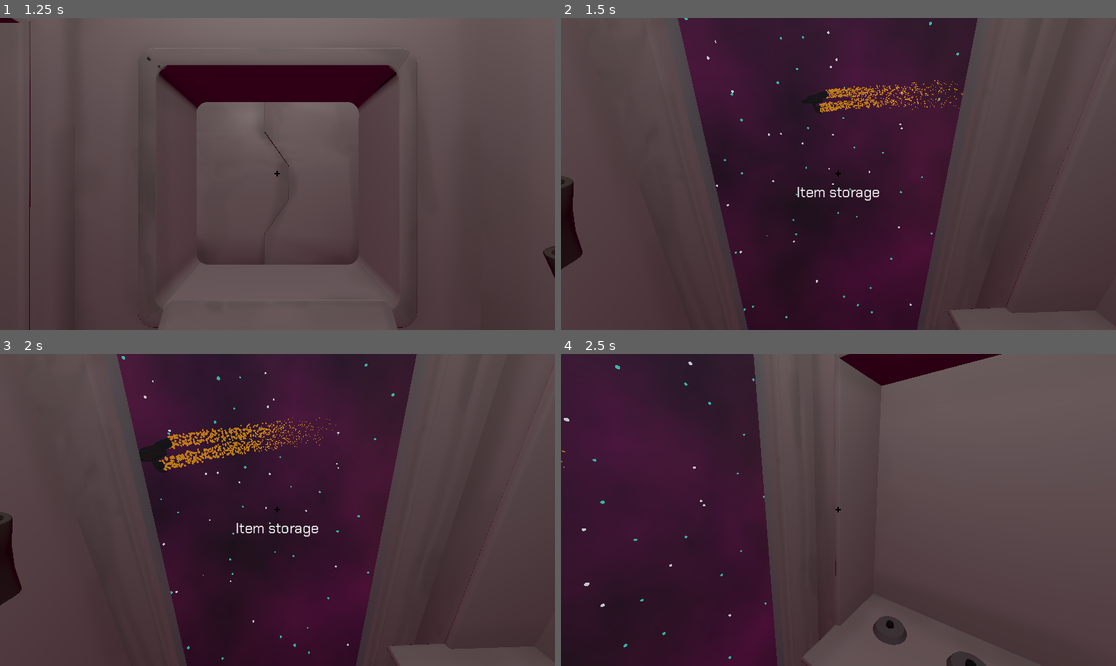
Above: before the commit, frames 1-4 (two rows, left to right).
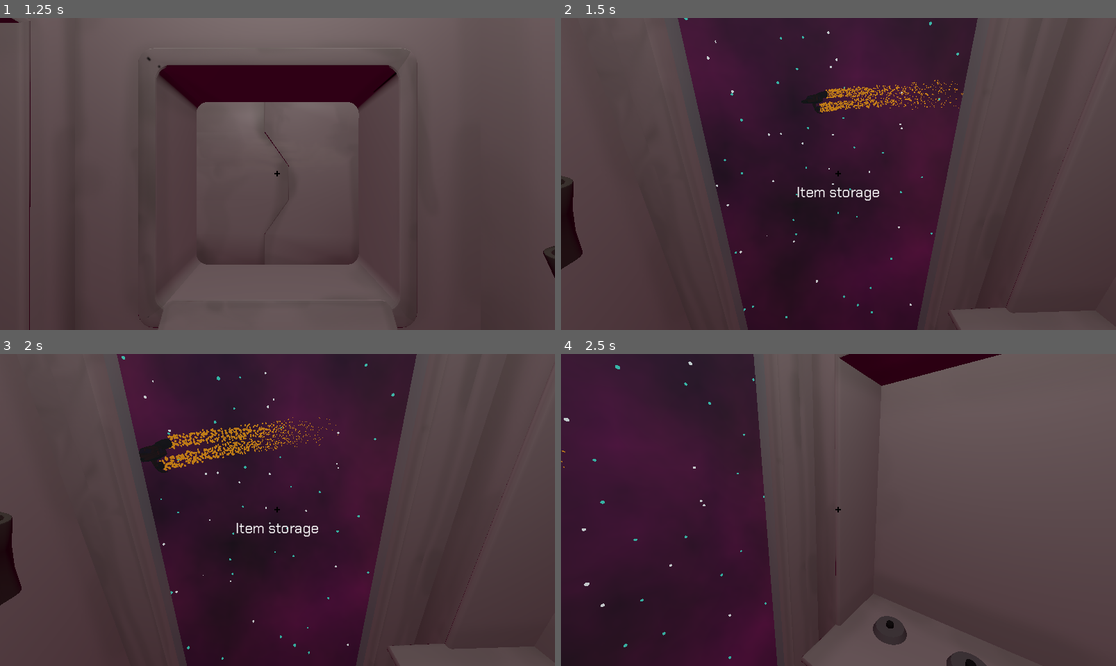
Above: after the commit, the same moments.

Repository: kettle-game-studio/unlimited-space-shawarma
Game: Godot game, scene res://assets/scenes/main_scene.tscn
The game is run twice, just before and just after one commit, with the same random seed, the same clock (stepped at 60 frames per second) and the same inputs. Sound files missing from this copy of the repository are replaced by a short silence.
Inputs (mouse positions are in pixels of both pictures, inside the frame that each line leads up to):
- Up to frame 1 (1.25 s): tap Enter at 0.5 s; move the mouse to (399, 158) at 0.52 s; click (399, 158) at 0.6 s
- Up to frame 2 (1.5 s): tap Space at 1.25 s; move the mouse to (810, 174) at 1.27 s; click (810, 174) at 1.35 s
- Up to frame 3 (2 s): no input
- Up to frame 4 (2.5 s): move the mouse to (849, 503) at 2.02 s; click (849, 503) at 2.1 s

Frame 1 is identical in both runs. In frame 2, less than 0.1% of the frame differs, in the area x 46-72%, y 21-30%; in frame 3, less than 0.1%; in frame 4, nothing differs.

Commit message:
Add person

Diff:
--- /dev/null
+++ b/assets/prefabs/person.tscn
@@ -0,0 +1,100 @@
+[gd_scene load_steps=17 format=3 uid="uid://b0wdr8fx5x8p0"]
+
+[ext_resource type="Script" path="res://assets/scripts/random_part_picker.gd" id="1_7glfr"]
+[ext_resource type="Script" path="res://assets/scripts/person.gd" id="1_526a2"]
+[ext_resource type="Texture2D" uid="uid://ddnj6rwamknmg" path="res://assets/people/body_1.png" id="1_p1kqc"]
+[ext_resource type="Texture2D" uid="uid://b5ifwxe8fj4q2" path="res://assets/people/head_1.png" id="2_ow31k"]
+[ext_resource type="Texture2D" uid="uid://bkevym25kmoov" path="res://assets/people/mouth_1.png" id="3_e0bhs"]
+[ext_resource type="Texture2D" uid="uid://cmi50gt2aydj6" path="res://assets/people/mouth_2.png" id="4_x2snr"]
+[ext_resource type="Texture2D" uid="uid://d3m84pbgifco4" path="res://assets/people/mouth_3.png" id="5_nq6qj"]
+[ext_resource type="Texture2D" uid="uid://gejh1umbed6p" path="res://assets/people/mouth_4.png" id="6_4ipjv"]
+[ext_resource type="Texture2D" uid="uid://de1pxnxd7d0qv" path="res://assets/people/face_1.png" id="7_nyrj6"]
+[ext_resource type="AudioStream" uid="uid://cm0gkkj7yls6v" path="res://assets/sounds/speech_01.mp3" id="10_ojpkd"]
+[ext_resource type="AudioStream" uid="uid://dd2yj1ao1o08l" path="res://assets/sounds/speech_02.mp3" id="11_fdnxl"]
+[ext_resource type="AudioStream" uid="uid://bn3xyddiatrou" path="res://assets/sounds/speech_03.mp3" id="12_fdomj"]
+[ext_resource type="AudioStream" uid="uid://d24y2sptbpb3" path="res://assets/sounds/speech_04.mp3" id="13_hvsrw"]
+[ext_resource type="AudioStream" uid="uid://bi4hfv83fpmm8" path="res://assets/sounds/speech_05.mp3" id="14_ktoec"]
+[ext_resource type="AudioStream" uid="uid://c6i4prk47jmd2" path="res://assets/sounds/speech_06.mp3" id="15_1g7xr"]
+[ext_resource type="AudioStream" uid="uid://bwcb1ix5j4rxl" path="res://assets/sounds/speech_07.mp3" id="16_oqxek"]
+
+[node name="Person" type="Node3D" node_paths=PackedStringArray("body_parts", "mouth", "speech_sounds")]
+transform = Transform3D(1, 0, 0, 0, 1, 0, 0, 0, 1, 0.731327, 0, 0)
+script = ExtResource("1_526a2")
+body_parts = [NodePath("Body"), NodePath("Head"), NodePath("Face")]
+mouth = NodePath("Mouth")
+speech_sounds = [NodePath("SpeechSounds/Speech1"), NodePath("SpeechSounds/Speech2"), NodePath("SpeechSounds/Speech3"), NodePath("SpeechSounds/Speech4"), NodePath("SpeechSounds/Speech5"), NodePath("SpeechSounds/Speech6"), NodePath("SpeechSounds/Speech7")]
+
+[node name="Body" type="Node3D" parent="."]
+script = ExtResource("1_7glfr")
+
+[node name="Body1" type="Sprite3D" parent="Body"]
+texture = ExtResource("1_p1kqc")
+
+[node name="Head" type="Node3D" parent="."]
+script = ExtResource("1_7glfr")
+
+[node name="Head1" type="Sprite3D" parent="Head"]
+transform = Transform3D(1, 0, 0, 0, 1, 0, 0, 0, 1, 0, 2.51889, 0)
+texture = ExtResource("2_ow31k")
+
+[node name="Mouth" type="Node3D" parent="." node_paths=PackedStringArray("default")]
+transform = Transform3D(1, 0, 0, 0, 1, 0, 0, 0, 1, -0.0831192, 2.19041, 0)
+script = ExtResource("1_7glfr")
+default = NodePath("Mouth1")
+
+[node name="Mouth1" type="Sprite3D" parent="Mouth"]
+visible = false
+sorting_offset = 1.0
+texture = ExtResource("3_e0bhs")
+
+[node name="Mouth2" type="Sprite3D" parent="Mouth"]
+visible = false
+sorting_offset = 1.0
+texture = ExtResource("4_x2snr")
+
+[node name="Mouth3" type="Sprite3D" parent="Mouth"]
+visible = false
+sorting_offset = 1.0
+texture = ExtResource("5_nq6qj")
+
+[node name="Mouth4" type="Sprite3D" parent="Mouth"]
+sorting_offset = 1.0
+texture = ExtResource("6_4ipjv")
+
+[node name="Face" type="Node3D" parent="."]
+transform = Transform3D(0.75, 0, 0, 0, 0.75, 0, 0, 0, 1, -0.0944774, 2.5272, 0)
+script = ExtResource("1_7glfr")
+
+[node name="Face1" type="Sprite3D" parent="Face"]
+sorting_offset = 1.0
+texture = ExtResource("7_nyrj6")
+
+[node name="SpeechSounds" type="Node" parent="."]
+
+[node name="Speech1" type="AudioStreamPlayer3D" parent="SpeechSounds"]
+stream = ExtResource("10_ojpkd")
+bus = &"Inner"
+
+[node name="Speech2" type="AudioStreamPlayer3D" parent="SpeechSounds"]
+stream = ExtResource("11_fdnxl")
+bus = &"Blender"
+
+[node name="Speech3" type="AudioStreamPlayer3D" parent="SpeechSounds"]
+stream = ExtResource("12_fdomj")
+bus = &"Inner"
+
+[node name="Speech4" type="AudioStreamPlayer3D" parent="SpeechSounds"]
+stream = ExtResource("13_hvsrw")
+bus = &"Inner"
+
+[node name="Speech5" type="AudioStreamPlayer3D" parent="SpeechSounds"]
+stream = ExtResource("14_ktoec")
+bus = &"Inner"
+
+[node name="Speech6" type="AudioStreamPlayer3D" parent="SpeechSounds"]
+stream = ExtResource("15_1g7xr")
+bus = &"Inner"
+
+[node name="Speech7" type="AudioStreamPlayer3D" parent="SpeechSounds"]
+stream = ExtResource("16_oqxek")
+bus = &"Inner"
--- a/assets/prefabs/space_ship.tscn
+++ b/assets/prefabs/space_ship.tscn
@@ -21,14 +21,8 @@
 [ext_resource type="PackedScene" uid="uid://ca7e7m6qrqueq" path="res://assets/Room/Models/Spaceship/glass_002.tscn" id="13_jivmy"]
 [ext_resource type="PackedScene" uid="uid://dptlv0dew155x" path="res://assets/Room/Models/Spaceship/sluice.tscn" id="14_7c3is"]
 [ext_resource type="PackedScene" uid="uid://csjp6tg2psdb0" path="res://assets/prefabs/door.tscn" id="21_6h77k"]
+[ext_resource type="PackedScene" uid="uid://b0wdr8fx5x8p0" path="res://assets/prefabs/person.tscn" id="22_hw6qp"]
 [ext_resource type="AudioStream" uid="uid://crg0loi35lf3f" path="res://assets/sounds/growning.mp3" id="22_kyr6o"]
-[ext_resource type="AudioStream" uid="uid://cm0gkkj7yls6v" path="res://assets/sounds/speech_01.mp3" id="23_qk4jn"]
-[ext_resource type="AudioStream" uid="uid://dd2yj1ao1o08l" path="res://assets/sounds/speech_02.mp3" id="24_1slme"]
-[ext_resource type="AudioStream" uid="uid://bn3xyddiatrou" path="res://assets/sounds/speech_03.mp3" id="25_knh2c"]
-[ext_resource type="AudioStream" uid="uid://d24y2sptbpb3" path="res://assets/sounds/speech_04.mp3" id="26_1ha32"]
-[ext_resource type="AudioStream" uid="uid://bi4hfv83fpmm8" path="res://assets/sounds/speech_05.mp3" id="27_gpg5v"]
-[ext_resource type="AudioStream" uid="uid://c6i4prk47jmd2" path="res://assets/sounds/speech_06.mp3" id="28_3iclk"]
-[ext_resource type="AudioStream" uid="uid://bwcb1ix5j4rxl" path="res://assets/sounds/speech_07.mp3" id="29_j8c0u"]
 
 [sub_resource type="SphereMesh" id="SphereMesh_ymlqv"]
 material = ExtResource("2_k156s")
@@ -43,18 +37,17 @@
 
 [sub_resource type="QuadMesh" id="QuadMesh_4kpeq"]
 
-[node name="SpaceShip" type="PathFollow3D" node_paths=PackedStringArray("door", "random_parts", "fly_sound", "speech_sounds")]
-visible = false
+[node name="SpaceShip" type="PathFollow3D" node_paths=PackedStringArray("door", "random_parts", "person", "fly_sound")]
 script = ExtResource("1_iaggv")
 door = NodePath("ShipRoot/Door")
 random_parts = [NodePath("ShipRoot/Back"), NodePath("ShipRoot/Glass"), NodePath("ShipRoot/Face"), NodePath("ShipRoot/Engine")]
+person = NodePath("Person")
 seconds_to_fly = 3.0
 material = ExtResource("5_yf08s")
 color_material = ExtResource("3_r1lqj")
 textures = Array[Texture]([ExtResource("3_16wnf"), ExtResource("4_6u5pb"), ExtResource("6_hu564"), ExtResource("5_mkcor")])
 colors = Array[Color]([Color(0.25098, 0.635294, 0.529412, 1), Color(0.203922, 0.243137, 0.670588, 1), Color(0.792157, 0.729412, 0.25098, 1), Color(0.882353, 0.12549, 0.215686, 1)])
 fly_sound = NodePath("Fly")
-speech_sounds = [NodePath("SpeechSounds/Speech1"), NodePath("SpeechSounds/Speech2"), NodePath("SpeechSounds/Speech3"), NodePath("SpeechSounds/Speech4"), NodePath("SpeechSounds/Speech5"), NodePath("SpeechSounds/Speech6"), NodePath("SpeechSounds/Speech7")]
 
 [node name="CPUParticles3D" type="CPUParticles3D" parent="."]
 transform = Transform3D(-4.37114e-08, 0, 1, 0, 1, 0, -1, 0, -4.37114e-08, 0, 0, -14.3219)
@@ -220,39 +213,12 @@
 [node name="RightDoor" parent="ShipRoot/Door" index="1"]
 surface_material_override/0 = ExtResource("3_r1lqj")
 
+[node name="Person" parent="." instance=ExtResource("22_hw6qp")]
+transform = Transform3D(-4.37114e-08, 0, -1, 0, 1, 0, 1, 0, -4.37114e-08, 2.26441, -1.15491, 0)
+
 [node name="Fly" type="AudioStreamPlayer3D" parent="."]
 stream = ExtResource("22_kyr6o")
 volume_db = -0.964
 bus = &"Ship"
 
-[node name="SpeechSounds" type="Node" parent="."]
-
-[node name="Speech1" type="AudioStreamPlayer3D" parent="SpeechSounds"]
-stream = ExtResource("23_qk4jn")
-bus = &"Inner"
-
-[node name="Speech2" type="AudioStreamPlayer3D" parent="SpeechSounds"]
-stream = ExtResource("24_1slme")
-bus = &"Blender"
-
-[node name="Speech3" type="AudioStreamPlayer3D" parent="SpeechSounds"]
-stream = ExtResource("25_knh2c")
-bus = &"Inner"
-
-[node name="Speech4" type="AudioStreamPlayer3D" parent="SpeechSounds"]
-stream = ExtResource("26_1ha32")
-bus = &"Inner"
-
-[node name="Speech5" type="AudioStreamPlayer3D" parent="SpeechSounds"]
-stream = ExtResource("27_gpg5v")
-bus = &"Inner"
-
-[node name="Speech6" type="AudioStreamPlayer3D" parent="SpeechSounds"]
-stream = ExtResource("28_3iclk")
-bus = &"Inner"
-
-[node name="Speech7" type="AudioStreamPlayer3D" parent="SpeechSounds"]
-stream = ExtResource("29_j8c0u")
-bus = &"Inner"
-
 [editable path="ShipRoot/Door"]
--- a/assets/scenes/main_scene.tscn
+++ b/assets/scenes/main_scene.tscn
@@ -97,15 +97,16 @@
 [node name="UI" parent="Canvas" instance=ExtResource("5_dyrqf")]
 theme = ExtResource("7_rkjf5")
 
-[node name="Trading" parent="." node_paths=PackedStringArray("door", "ship") instance=ExtResource("10_32e7o")]
+[node name="TradingMachine" parent="." node_paths=PackedStringArray("door", "ship", "ui_controller") instance=ExtResource("10_32e7o")]
 transform = Transform3D(1, 0, 0, 0, 1, 0, 0, 0, 1, 0, -1.69032, -1.94878)
 door = NodePath("../Door")
 ship = NodePath("../Paths/Path5/SpaceShip")
+ui_controller = NodePath("../Canvas/UI")
 
-[node name="Computer" parent="Trading" index="0"]
+[node name="Computer" parent="TradingMachine" index="0"]
 transform = Transform3D(-1, 7.01181e-08, -5.2213e-08, -8.74228e-08, -0.802057, 0.597247, 8.88178e-16, 0.597247, 0.802057, 0, 0, 0)
 
-[node name="Table" parent="Trading" index="1"]
+[node name="Table" parent="TradingMachine" index="1"]
 transform = Transform3D(1, 0, 0, 0, 1, 0, 0, 0, 1, 0, 0.840007, -1.73281)
 
 [node name="Paths" type="Node3D" parent="."]
@@ -186,7 +187,7 @@
 [connection signal="item_placed" from="PowerOutlets/PowerOutlet2" to="Notes" method="_on_item_placed"]
 [connection signal="item_placed" from="PowerOutlets/PowerOutlet3" to="Notes" method="_on_item_placed"]
 
-[editable path="Trading"]
-[editable path="Trading/Table/ItemInMachine"]
-[editable path="Trading/Table/ItemInMachine2"]
-[editable path="Trading/Table/ItemInMachine3"]
+[editable path="TradingMachine"]
+[editable path="TradingMachine/Table/ItemInMachine"]
+[editable path="TradingMachine/Table/ItemInMachine2"]
+[editable path="TradingMachine/Table/ItemInMachine3"]
--- /dev/null
+++ b/assets/scripts/person.gd
@@ -0,0 +1,44 @@
+extends Node3D
+class_name Person
+
+@export var body_parts: Array[RandomPartPicker]
+@export var mouth: RandomPartPicker
+@export var speech_sounds: Array[AudioStreamPlayer3D]
+
+var talking: bool = false
+const MAX_MOUTH_TIME: float = 0.2
+var mouth_time: float = 0.5
+
+var current_speech: AudioStreamPlayer3D
+
+func random_person():
+	current_speech = speech_sounds.pick_random()
+	for body in body_parts:
+		body.random_part()
+	mouth.set_default()
+
+func _process(delta: float):
+	if !talking:
+		return
+	mouth_time -= delta
+	if mouth_time < 0:
+		mouth_time += MAX_MOUTH_TIME
+		mouth.random_part()
+
+func set_talking(value: bool):
+	if value == talking:
+		return
+	if value:
+		start_talking()
+	else:
+		stop_talking()
+
+func start_talking():
+	current_speech.play()
+	talking = true
+
+func stop_talking():
+	current_speech.stop()
+	mouth_time = MAX_MOUTH_TIME
+	mouth.set_default()
+	talking = false
--- a/assets/scripts/random_part_picker.gd
+++ b/assets/scripts/random_part_picker.gd
@@ -2,6 +2,7 @@
 class_name RandomPartPicker
 
 @export var number: int = 1
+@export var default: Node = null
 
 var children: Array[Node]
 
@@ -13,3 +14,9 @@
 	children.shuffle()
 	for i in children.size():
 		children[i].visible = i < number
+
+func set_default():
+	if default:
+		for i in children.size():
+			children[i].visible = false
+		default.visible = true
--- a/assets/scripts/space_ship.gd
+++ b/assets/scripts/space_ship.gd
@@ -7,6 +7,7 @@
 @export var door: DoorScript
 @export var random_parts: Array[RandomPartPicker]
 @export var paths: Array[Path3D]
+@export var person: Person
 
 @export var seconds_to_fly: float = 0.1
 @export var material: StandardMaterial3D
@@ -15,28 +16,19 @@
 @export var colors: Array[Color]
 
 @export var fly_sound: AudioStreamPlayer3D
-@export var speech_sounds: Array[AudioStreamPlayer3D]
 
 var time = 0.0
 var rng = RandomNumberGenerator.new()
 
-var current_speech: AudioStreamPlayer3D
-
 func _ready():
 	door.connect("is_closed", _on_door_is_closed)
-
-func start_speech():
-	current_speech.play()
-
-func stop_speech():
-	current_speech.stop()
 
 func random_ship():
 	print("Random ship")
 	for part in random_parts:
 		part.random_part()
 
-	current_speech = speech_sounds.pick_random()
+	person.random_person()
 
 	self.position = Vector3()
 	var path_idx = rng.randi_range(0, self.paths.size() - 1)
--- a/assets/scripts/trading_machine.gd
+++ b/assets/scripts/trading_machine.gd
@@ -10,6 +10,7 @@
 @export var hide_offset: Vector3
 @export var seconds_to_trade: float = 2.0
 @export var ship: SpaceShip
+@export var ui_controller: UIController
 
 var state = State.DISABLED
 
@@ -28,17 +29,20 @@
 func _on_ship_disappeared():
 	ship.fly()
 
+func _process(float):
+	if state == State.CAN_TRADE:
+		ship.person.set_talking(ui_controller.is_npc_talking())
+
 func start_trading():
 	door.open()
 	computer_ui.set_recipes(recipes)
-	ship.start_speech()
 
 func stop_trading():
 	door.close()
 	ship.fly_away()
 	state = State.DISABLED
 	set_activatable(false)
-	ship.stop_speech()
+	ship.person.set_talking(false)
 
 func _is_open():
 	state = State.CAN_TRADE
--- a/assets/scripts/ui_controller.gd
+++ b/assets/scripts/ui_controller.gd
@@ -19,6 +19,12 @@
 			print(txt.time)
 	dialog_text = tmp
 	build_text()
+
+func is_npc_talking() -> bool:
+	for text in dialog_text:
+		if text.name != "You":
+			return true
+	return false
 
 class DialogNode:
 	var name: String
Binary file added: assets/people/body_1.png
Not shown, added: assets/people/body_1.png.import
Binary file added: assets/people/face_1.png
Not shown, added: assets/people/face_1.png.import
Binary file added: assets/people/head_1.png
Not shown, added: assets/people/head_1.png.import
Binary file added: assets/people/mouth_1.png
Not shown, added: assets/people/mouth_1.png.import
Binary file added: assets/people/mouth_2.png
Not shown, added: assets/people/mouth_2.png.import
Binary file added: assets/people/mouth_3.png
Not shown, added: assets/people/mouth_3.png.import
(and 4 more such lines)
